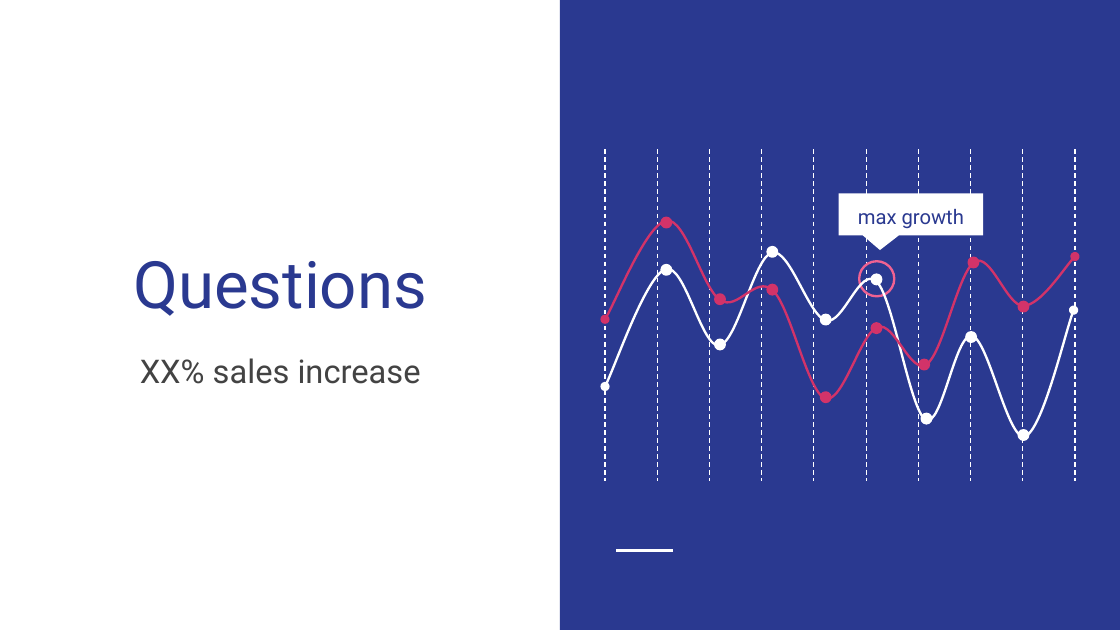
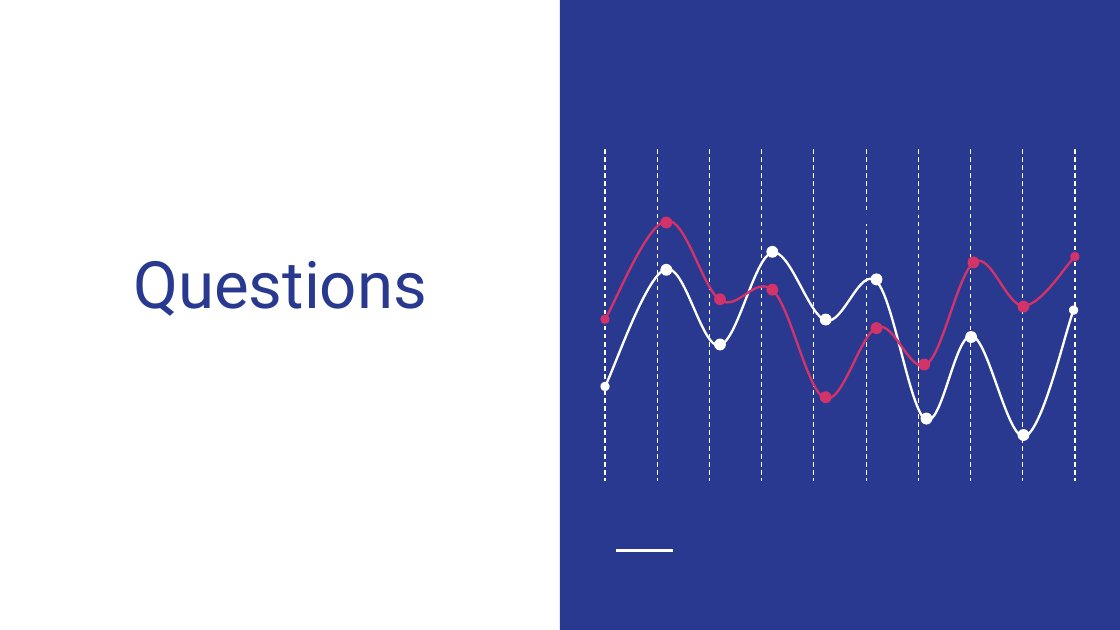
Before and after one commit to Magzzie/COVID-19_Analysis, a slide deck: slide 15 of COVID-19 Analysis.pptx. Drawn at 1120x630 pixels with LibreOffice and Linux fonts; fonts in the diff are those of the drawing. Boxes give left, top, right and bottom in pixels: in the first picture for what was removed or moved away, otherwise in the second. Text is boxed around its words. In the diff, an @@ line names an element or a change of style, - is before the commit and + after.

```diff
--- a/COVID-19 Analysis.pptx
+++ b/COVID-19 Analysis.pptx
@@ rounded speech box removed at [839, 194, 983, 236] @@
@@ ellipse removed at [859, 261, 894, 296] @@
@@ subtitle removed at [140, 358, 421, 384] @@
-XX% sales increase
```
Also in this commit, not shown: 2 other slides changed, 4 slides added, 4 slides removed.
